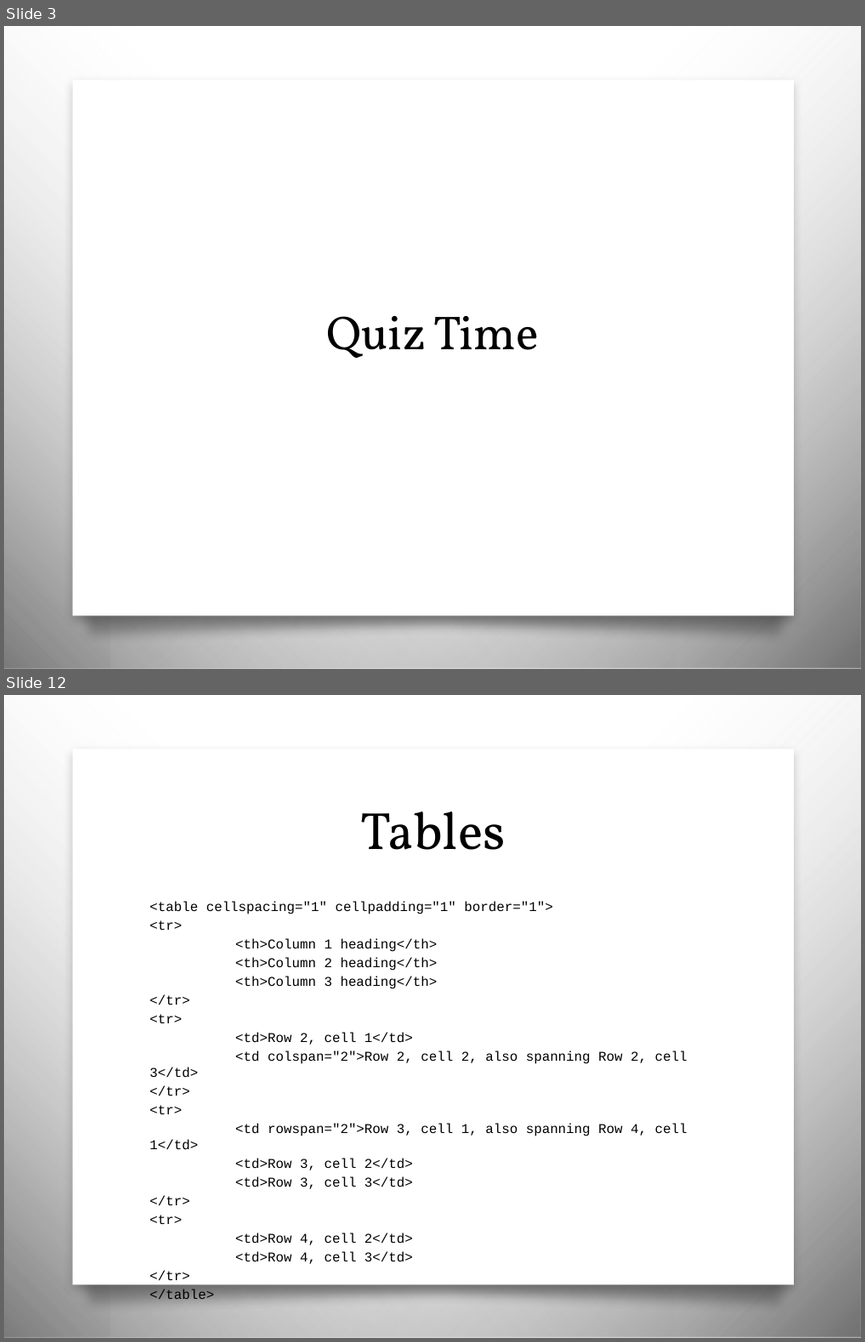
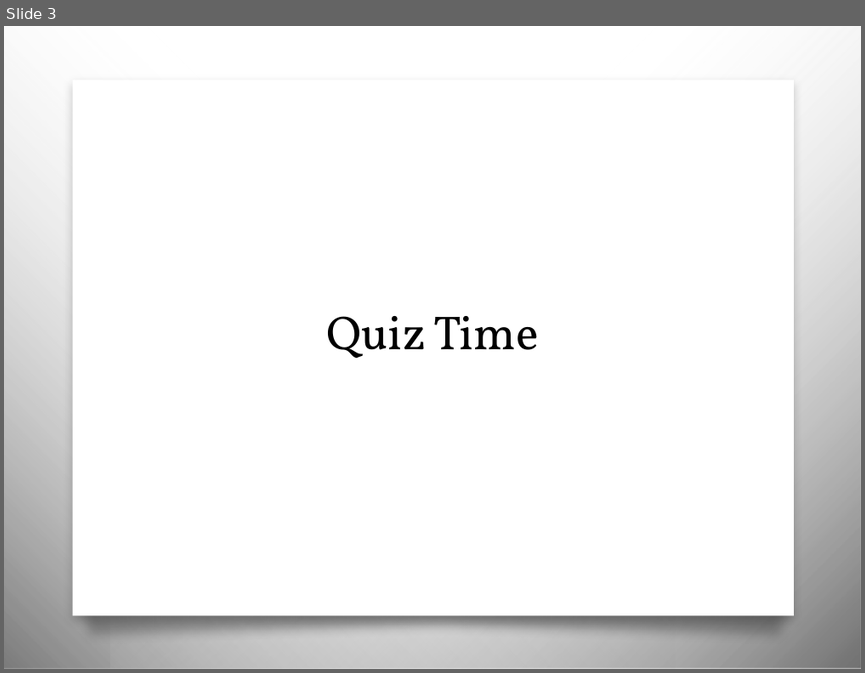
Before and after one commit to awayken/USF-ART329, a slide deck: slides/classthree/slides.pptx. Shown one above the other, each under a label of ours: slides 3 and 12 before the commit, slide 3 after it; the slides between them are not shown. The pictures are 865x1342 and 865x673 pixels, drawn with LibreOffice and Linux fonts; fonts in the diff are those of the drawing; background and template pictures are left out. Boxes give left, top, right and bottom in pixels: in the first picture for what was removed or moved away, otherwise in the second. Text is boxed around its words. In the diff, an @@ line names an element or a change of style, - is before the commit and + after.

```diff
--- a/slides/classthree/slides.pptx
+++ b/slides/classthree/slides.pptx
@@ slide 12 removed at [4, 695, 861, 1338], background picture (left out); not listed: 4 template elements that a slide beside it also shows @@
@@ title removed at [361, 811, 506, 850] @@
-Tables
@@ text removed at [149, 901, 687, 1299] @@
-<table cellspacing="1" cellpadding="1" border="1">
-<tr>
-<th>Column 1 heading</th>
-<th>Column 2 heading</th>
-<th>Column 3 heading</th>
-</tr>
-<tr>
-<td>Row 2, cell 1</td>
-<td colspan="2">Row 2, cell 2, also spanning Row 2, cell 3</td>
-</tr>
-<tr>
-<td rowspan="2">Row 3, cell 1, also spanning Row 4, cell 1</td>
-<td>Row 3, cell 2</td>
-<td>Row 3, cell 3</td>
-</tr>
-<tr>
-<td>Row 4, cell 2</td>
-<td>Row 4, cell 3</td>
-</tr>
-</table>
```
Also in this commit, not shown: 6 slides changed, 1 slide added, 24 other slides removed.
